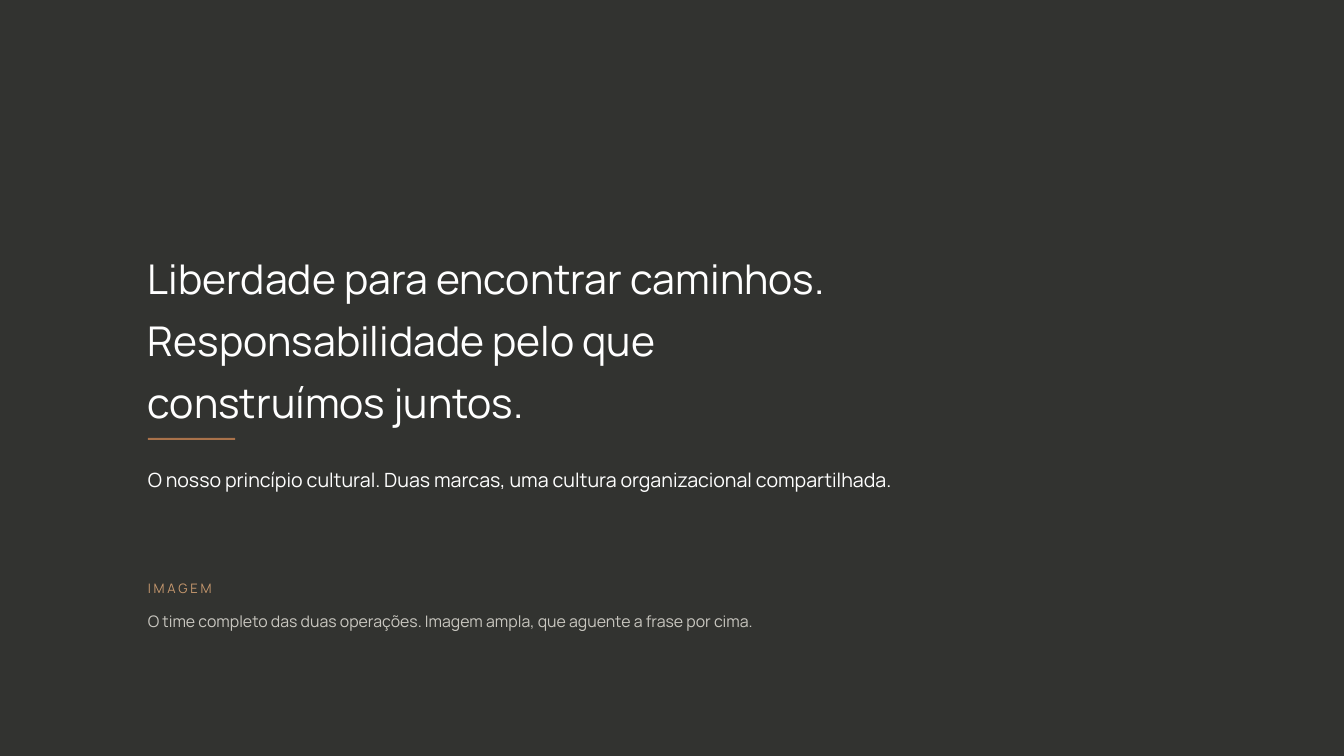
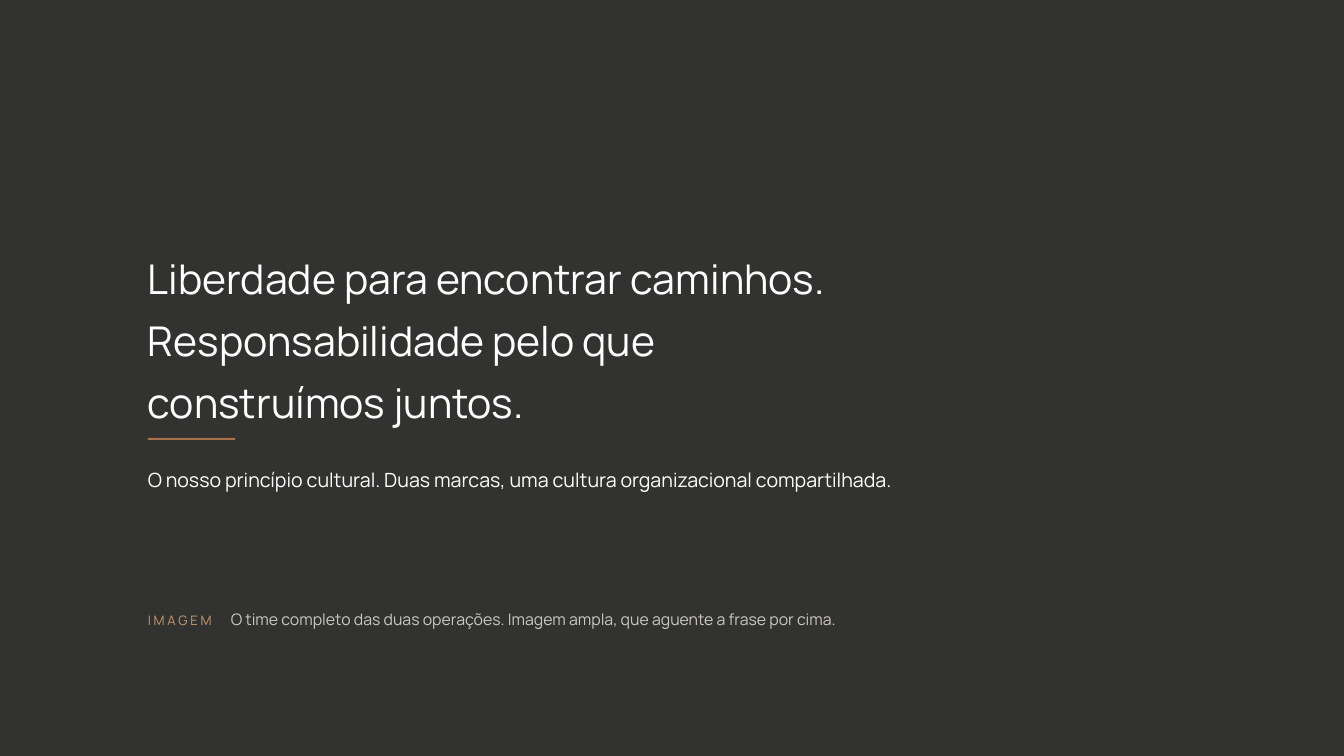
Before and after one commit to kellyalbertkabrand/Apresentacao_Revelacao_de_Essencia, a slide deck: slide 23 of clientes/flavia-muccelin/Cultura-Organizacional-Forma-e-My-Home.pptx. Drawn at 1344x756 pixels with LibreOffice and Linux fonts; fonts in the diff are those of the drawing; background and template pictures are left out; a plain dark background stands for a picture behind light text. Boxes give left, top, right and bottom in pixels: in the first picture for what was removed or moved away, otherwise in the second. Text is boxed around its words. In the diff, an @@ line names an element or a change of style, - is before the commit and + after.

```diff
--- a/clientes/flavia-muccelin/Cultura-Organizacional-Forma-e-My-Home.pptx
+++ b/clientes/flavia-muccelin/Cultura-Organizacional-Forma-e-My-Home.pptx
@@ text removed at [148, 583, 212, 593] @@
-IMAGEM
@@ text at [148, 613, 836, 629]: text changed @@
-O time completo das duas operações. Imagem ampla, que aguente a frase por cima.
+IMAGEM O time completo das duas operações. Imagem ampla, que aguente a frase por cima.
```
Also in this commit, not shown: 5 other slides changed, 19 other files.
